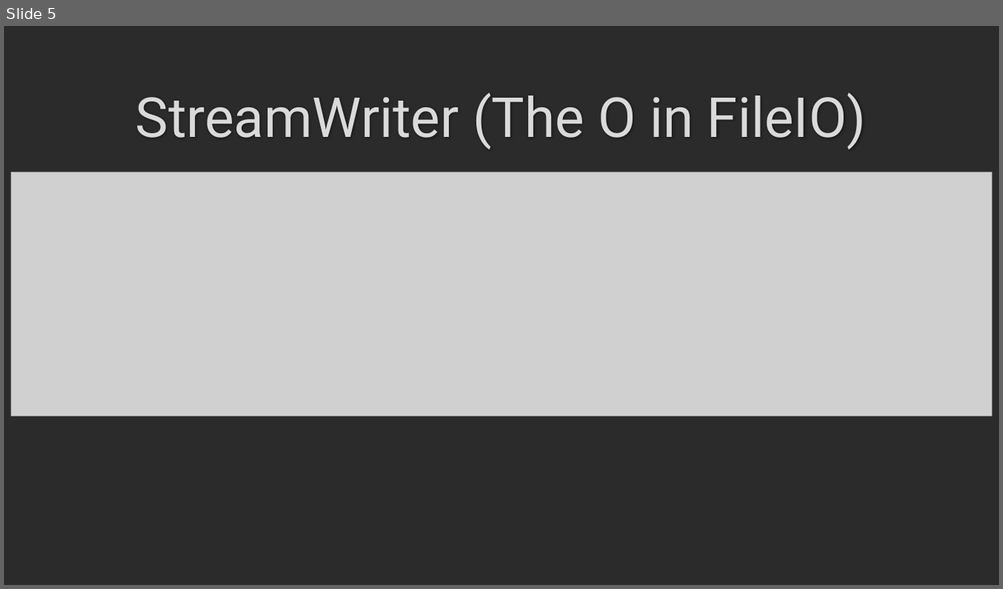
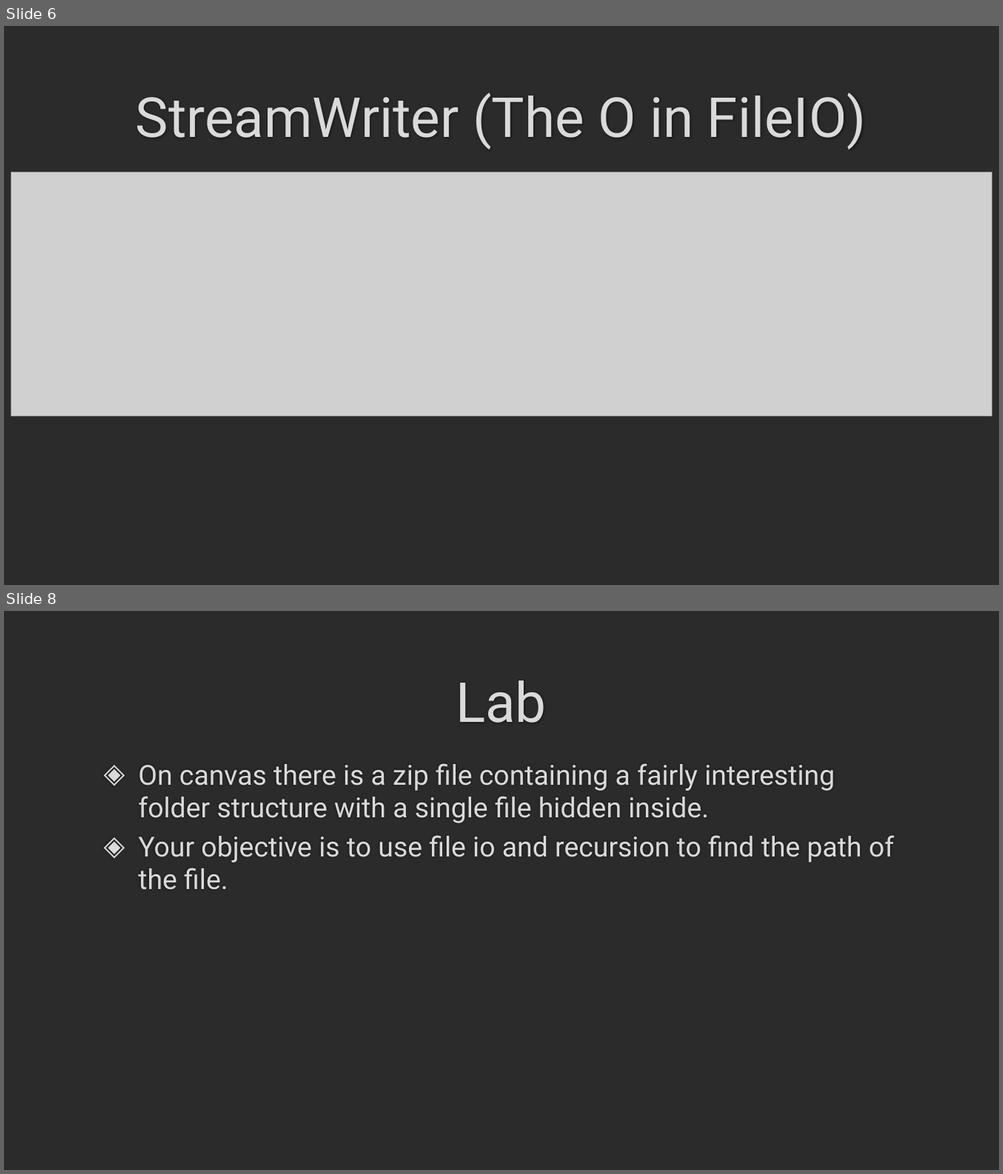
Before and after one commit to darrare/CS-3020, a slide deck: Documents/Powerpoints/3.0 FileIO.pptx. Shown one above the other, each under a label of ours: slide 5 before the commit, slides 6 and 8 after it; the slides between them are not shown. The pictures are 1003x589 and 1003x1174 pixels, drawn with LibreOffice and Linux fonts; fonts in the diff are those of the drawing; grey boxes stand for pictures; background and template pictures are left out; a plain dark background stands for a picture behind light text. Boxes give left, top, right and bottom in pixels: in the first picture for what was removed or moved away, otherwise in the second. Text is boxed around its words. In the diff, an @@ line names an element or a change of style, - is before the commit and + after.

```diff
--- a/Documents/Powerpoints/3.0 FileIO.pptx
+++ b/Documents/Powerpoints/3.0 FileIO.pptx
@@ slide 8 added at [4, 611, 999, 1170], background picture (left out) @@
@@ title added at [455, 681, 546, 723], 40 pt, text #DADADA @@
+Lab
@@ text added at [138, 763, 893, 890], 20 pt, text #DADADA @@
+◈ On canvas there is a zip file containing a fairly interesting folder structure with a single file hidden inside.
+◈ Your objective is to use file io and recursion to find the path of the file.
@@ what was slide 5 is now slide 6 @@
```
Also in this commit, not shown: 2 other slides added, 6 other files.
